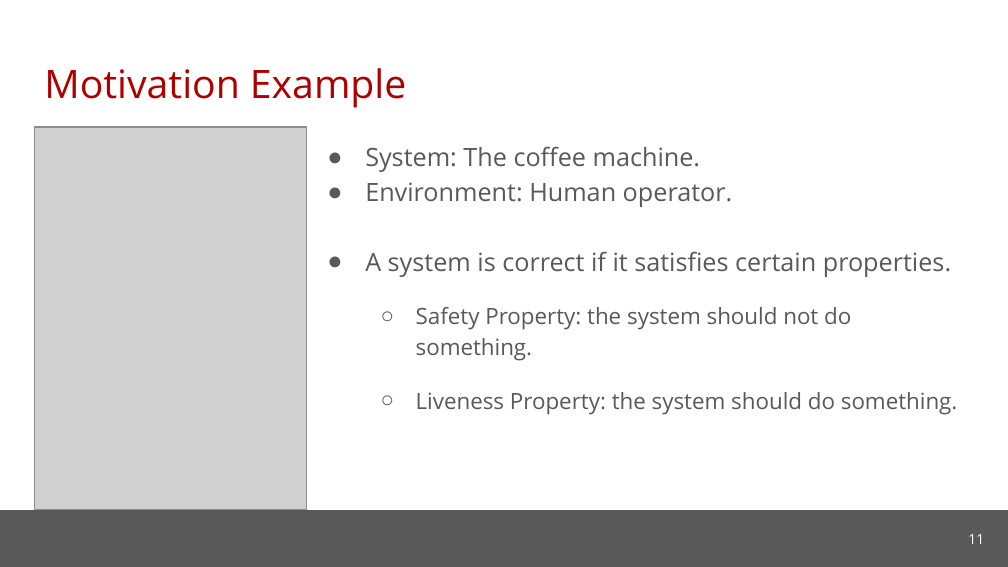
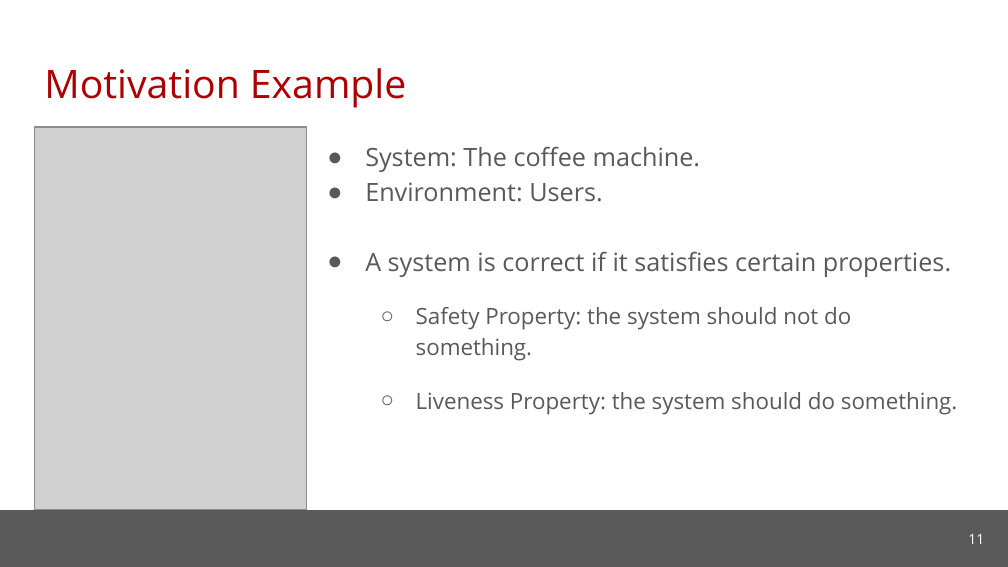
Before and after one commit to cmu-soda/Robustness, a slide deck: slide 11 of Robustness-SSSG.pptx. Drawn at 1008x567 pixels with LibreOffice and Linux fonts; fonts in the diff are those of the drawing; grey boxes stand for pictures; background and template pictures are left out. Boxes give left, top, right and bottom in pixels: in the first picture for what was removed or moved away, otherwise in the second. Text is boxed around its words. In the diff, an @@ line names an element or a change of style, - is before the commit and + after.

```diff
--- a/Robustness-SSSG.pptx
+++ b/Robustness-SSSG.pptx
@@ text at [365,182,603,202]: text changed @@
-● Environment: Human operator.
+● Environment: Users.
```
Also in this commit, not shown: 6 other slides changed, 1 other file.
